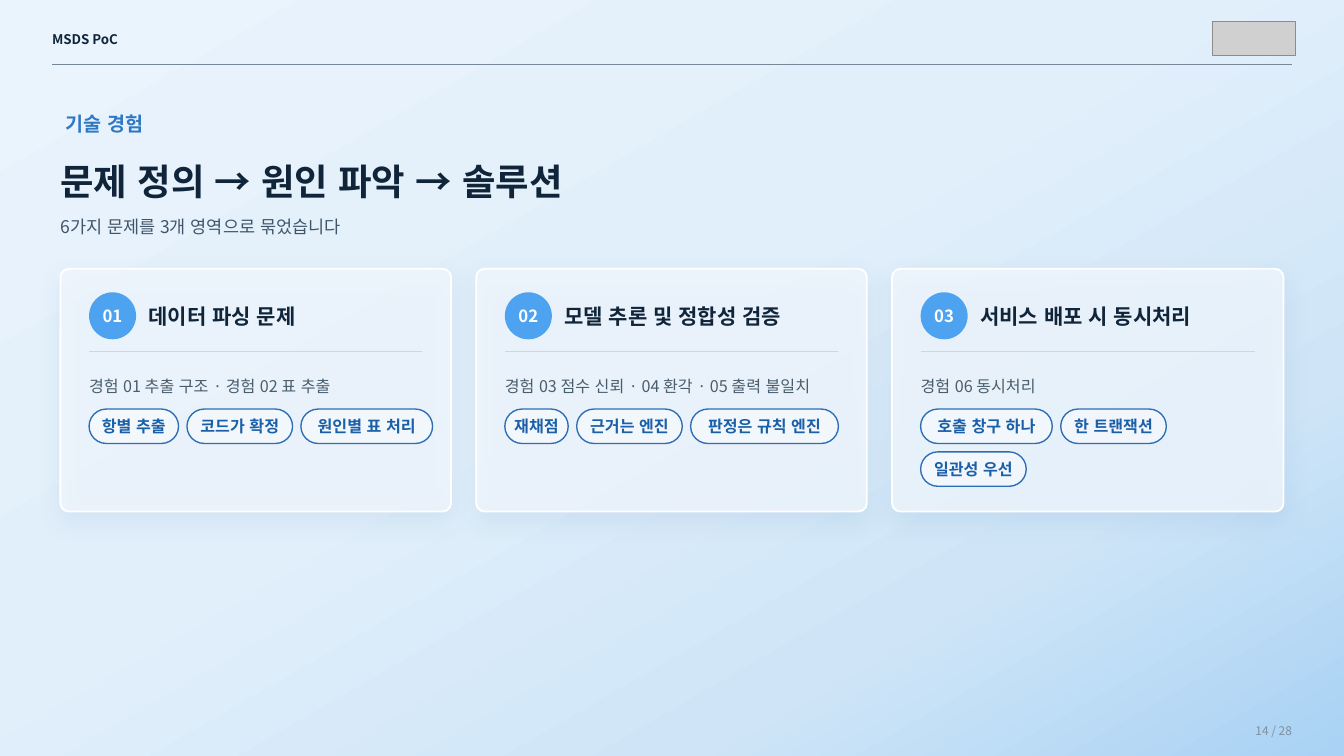
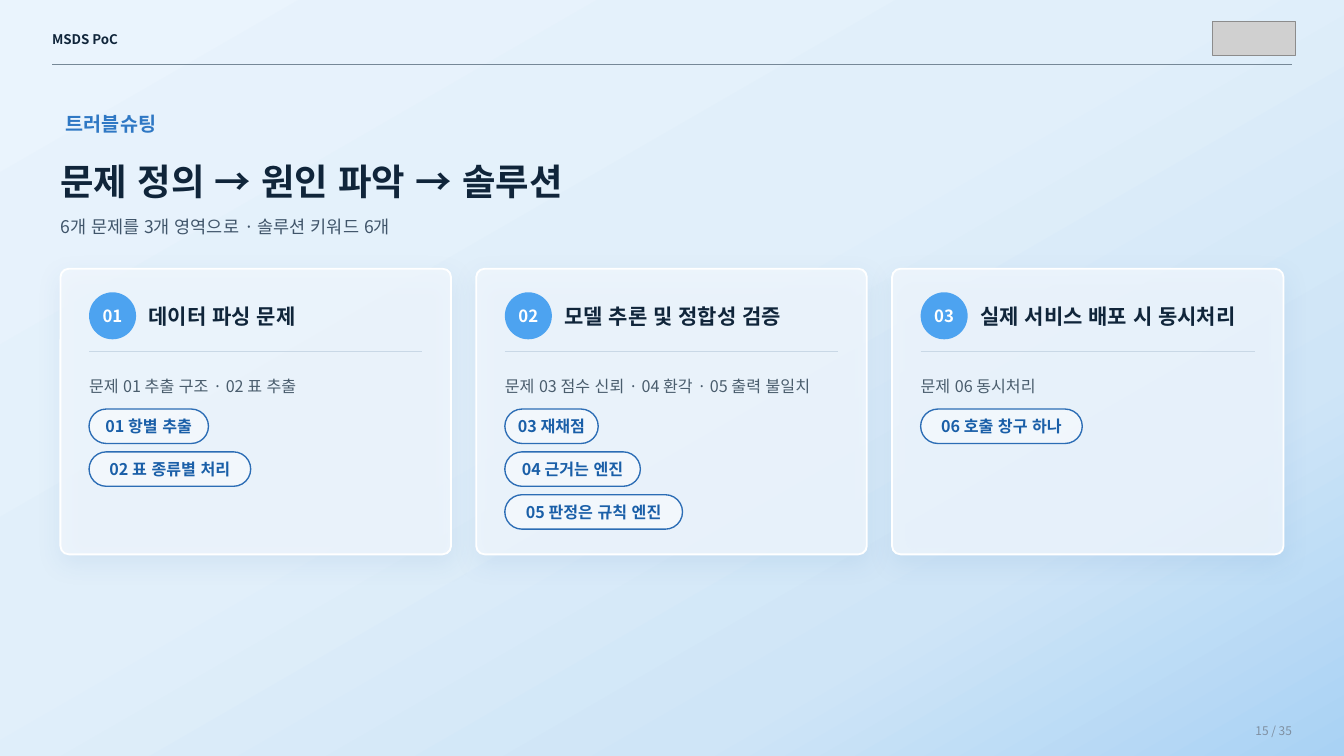
Before and after one commit to sunub/for-digital-divide, a slide deck: slide 15 of MSDS_PoC_flat.pptx (slide 14 before the commit). Drawn at 1344x756 pixels with LibreOffice and Linux fonts; fonts in the diff are those of the drawing; grey boxes stand for pictures. Boxes give left, top, right and bottom in pixels: in the first picture for what was removed or moved away, otherwise in the second. Text is boxed around its words. In the diff, an @@ line names an element or a change of style, - is before the commit and + after.

```diff
--- a/MSDS_PoC_flat.pptx
+++ b/MSDS_PoC_flat.pptx
@@ text at (66,114,156,133): text changed @@
-기술 경험
+트러블슈팅
@@ text at (60,218,390,235): text changed @@
-6가지 문제를 3개 영역으로 묶었습니다
+6개 문제를 3개 영역으로 · 솔루션 키워드 6개
@@ rounded rectangle: place and size @@
-rounded rectangle at (60,269,451,512)
+rounded rectangle at (60,269,451,555)
@@ proportions changed in 3 elements at (892,269,1284,555), (60,269,451,555), (476,269,866,555) @@
@@ rounded rectangle: place and size @@
-rounded rectangle at (476,269,866,512)
+rounded rectangle at (476,269,866,555)
@@ rounded rectangle: place and size @@
-rounded rectangle at (892,269,1284,512)
+rounded rectangle at (892,269,1284,555)
@@ text at (980,306,1235,326): text changed @@
-서비스 배포 시 동시처리
+실제 서비스 배포 시 동시처리
@@ text at (89,378,297,393): text changed @@
-경험 01 추출 구조 · 경험 02 표 추출
+문제 01 추출 구조 · 02 표 추출
@@ text at (505,378,811,394): text changed @@
-경험 03 점수 신뢰 · 04 환각 · 05 출력 불일치
+문제 03 점수 신뢰 · 04 환각 · 05 출력 불일치
@@ text at (921,378,1035,393): text changed @@
-경험 06 동시처리
+문제 06 동시처리
@@ rounded rectangle "01 항별 추출": place and size @@
-rounded rectangle "01 항별 추출" at (89,409,178,444)
+rounded rectangle "01 항별 추출" at (89,409,208,444)
@@ text in rounded rectangle at (105,418,192,434): text changed @@
-항별 추출
+01 항별 추출
@@ rounded rectangle removed at (187,409,292,444) @@
-코드가 확정
@@ rounded rectangle removed at (301,409,434,444) @@
-원인별 표 처리
@@ rounded rectangle "03 재채점": place and size @@
-rounded rectangle "03 재채점" at (505,409,569,444)
+rounded rectangle "03 재채점" at (505,409,599,444)
@@ text in rounded rectangle at (518,418,585,434): text changed @@
-재채점
+03 재채점
@@ rounded rectangle "06 호출 창구 하나": place and size @@
-rounded rectangle "06 호출 창구 하나" at (921,409,1053,444)
+rounded rectangle "06 호출 창구 하나" at (921,409,1082,444)
@@ text in rounded rectangle at (941,418,1062,434): text changed @@
-호출 창구 하나
+06 호출 창구 하나
@@ rounded rectangle removed at (1061,409,1167,444) @@
-한 트랜잭션
@@ rounded rectangle added at (89,452,250,486), fill #FFFFFF at 45% opacity, outline #2C6DB5 0.96 pt, 11.5 pt, text #1A5FA8, bold @@
+02 표 종류별 처리
@@ rounded rectangle "04 근거는 엔진": place and size @@
-rounded rectangle "04 근거는 엔진" at (577,409,683,444)
+rounded rectangle "04 근거는 엔진" at (505,452,640,486)
@@ text in rounded rectangle at (522,461,624,477): text changed @@
-근거는 엔진
+04 근거는 엔진
@@ rounded rectangle removed at (921,452,1026,486) @@
-일관성 우선
@@ rounded rectangle "05 판정은 규칙 엔진": place and size @@
-rounded rectangle "05 판정은 규칙 엔진" at (691,409,839,444)
+rounded rectangle "05 판정은 규칙 엔진" at (505,495,683,529)
@@ text in rounded rectangle at (526,504,662,520): text changed @@
-판정은 규칙 엔진
+05 판정은 규칙 엔진
@@ text at (1255,726,1292,735): text changed @@
-14 / 28
+15 / 35
```
Also in this commit, not shown: 24 other slides changed, 8 slides added, 1 slide removed.
